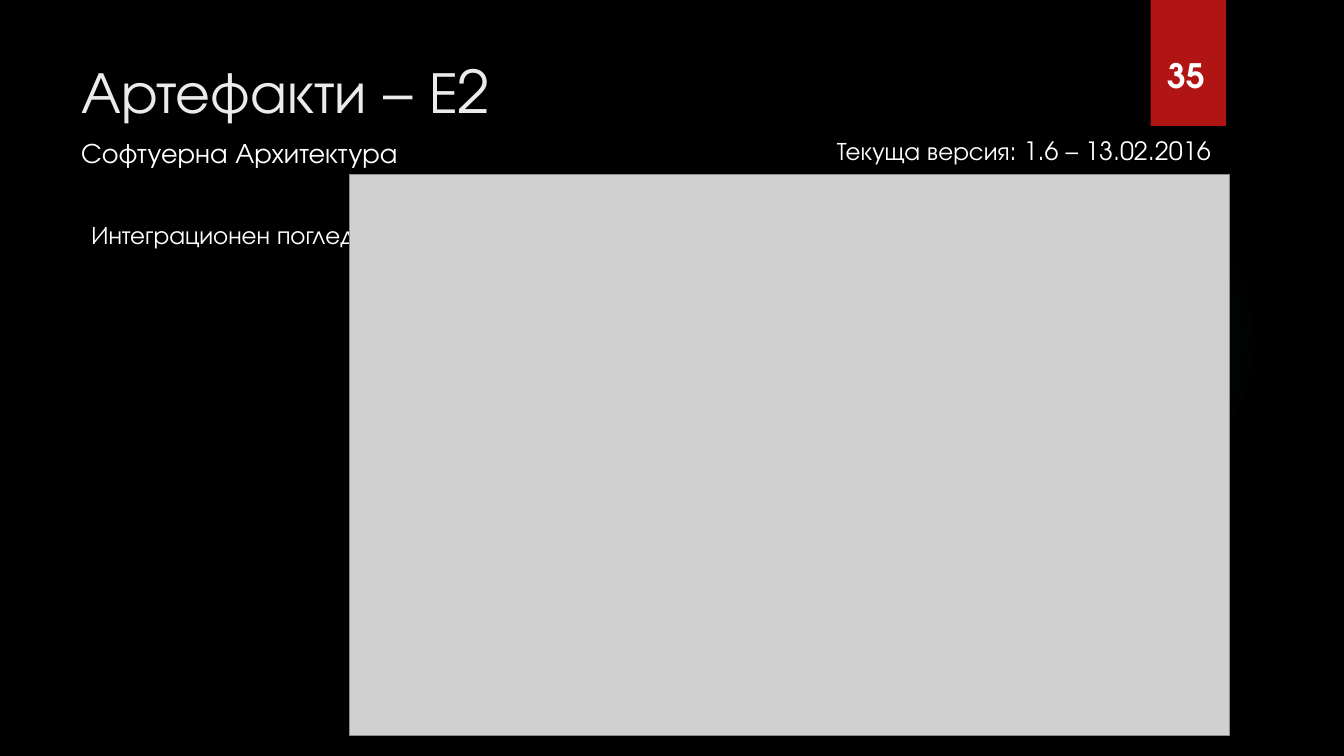
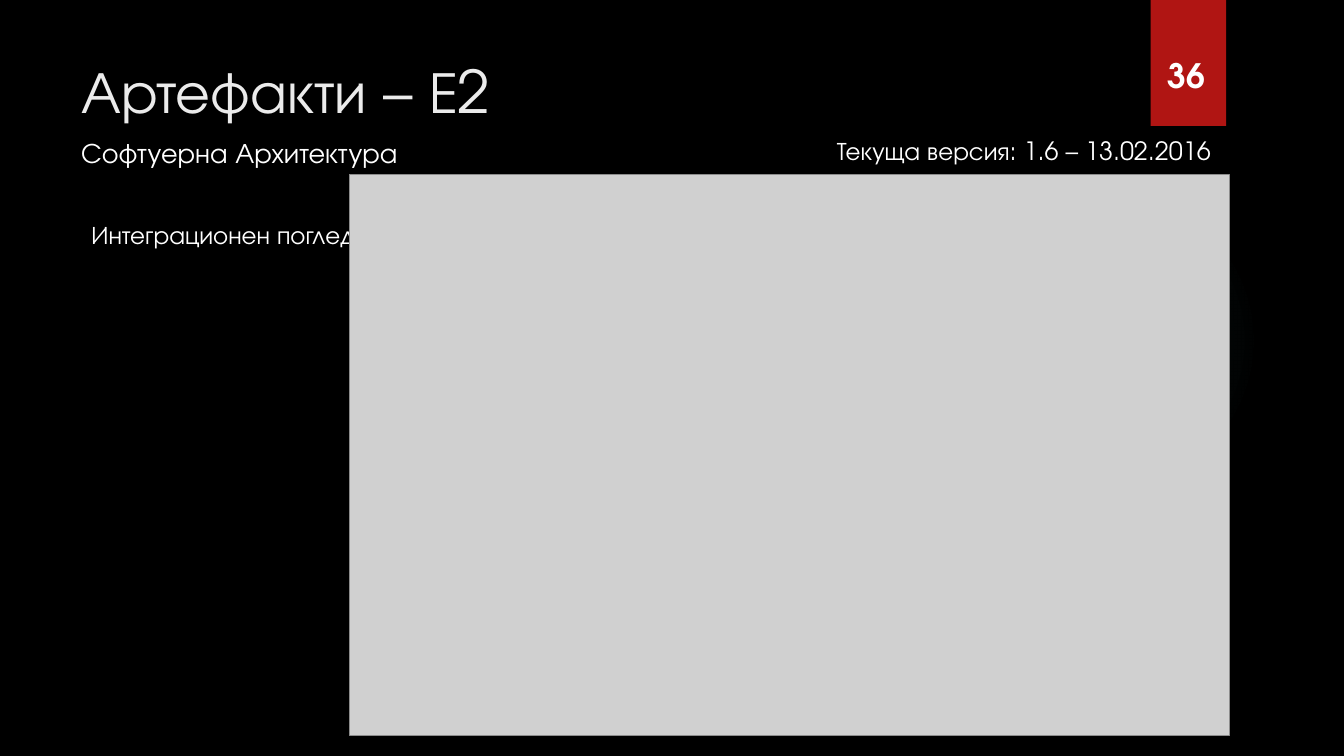
Before and after one commit to fahmiprasetya/PSS, a slide deck: slide 37 of I1/Current_Working_Directory/PSS ZA6TITA/ABM Presentation.pptx (slide 36 before the commit). Drawn at 1344x756 pixels with LibreOffice and Linux fonts; fonts in the diff are those of the drawing; grey boxes stand for pictures; background and template pictures are left out. Boxes give left, top, right and bottom in pixels: in the first picture for what was removed or moved away, otherwise in the second. Text is boxed around its words. In the diff, an @@ line names an element or a change of style, - is before the commit and + after.

```diff
--- a/I1/Current_Working_Directory/PSS ZA6TITA/ABM Presentation.pptx
+++ b/I1/Current_Working_Directory/PSS ZA6TITA/ABM Presentation.pptx
@@ text at [1168,62,1206,89]: text changed @@
-35
+36
```
Also in this commit, not shown: 8 other slides changed, 6 slides added.
